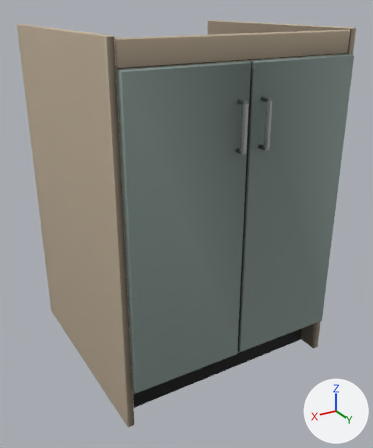
Renders of the glTF model assets/models/props/counter_cabinet.glb from each side of a commit.
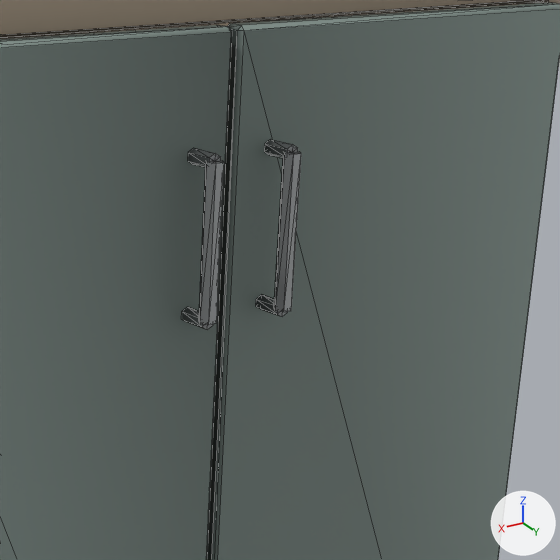
There are two pictures of each version: one whole from a 50 mm lens placed at (0.657, 1.14, 0.912), pointed at (0.004, 0.051, 0.368), one close up on the part from 48% to 94% of the width and 12% to 51% of the height. The lights are fixed; the arrows at lower right show +X, +Y and +Z. The last two pictures show the newer version. The close-ups show mesh edges as thin lines. Vertices at exactly the same position are counted once.

The first close-up shows 'carcass', 'door_l', 'door_r'.
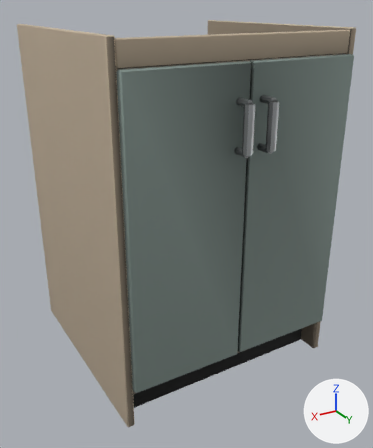
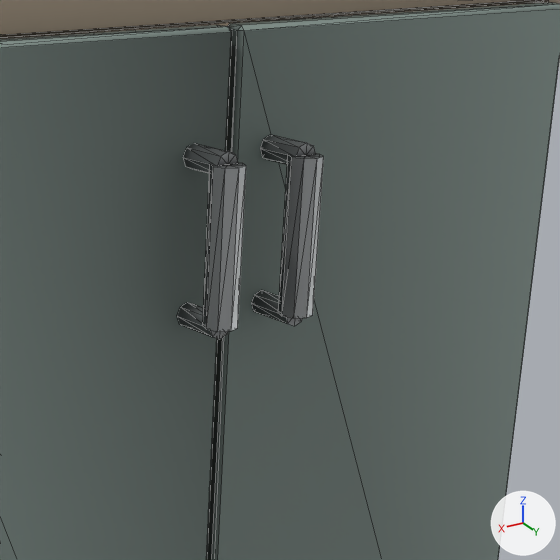
Changed parts and their boxes [x1, y1, x2, y2] in the close-ups (560 x 560 px; the box of a moved part takes in the faces that stretch with it):
'door_r', reshaped
    before: [0, 25, 232, 560]
    after: [0, 25, 246, 560]
part 1 of me_door_l, moved or reshaped
    before: [256, 139, 301, 317]
    after: [252, 135, 324, 326]
part 2 of me_door_l, edited (looks the same)
    both: [212, 9, 560, 560]
part 3 of me_door_r, moved or reshaped
    before: [182, 148, 224, 330]
    after: [178, 143, 246, 339]
part 4 of me_door_r, edited (looks the same)
    both: [0, 32, 232, 560]

The change, as a list of edits to the scene's bpy script:
```text
Change me_door_l:
    used by ob_door_l; location = (-0.284, 0.298, 0.455)
    remove me_door_l.from_pydata(...)  # 64 vertices, 116 faces; spans x 0.0..0.281, y -0.019..0.027, z -0.35..0.35
    add me_door_l.from_pydata(...)  # 76 vertices, 140 faces; spans x 0.0..0.281, y -0.019..0.046, z -0.35..0.35
    me_door_l part 1
    20 vertices are removed from x 0.248..0.26, y 0.0..0.027, z 0.172..0.28
    61 faces are deleted
    18 vertices move from x 0.25..0.26, y 0.0..0.027, z 0.17..0.278 to x 0.246..0.262, y 0.0..0.035, z 0.167..0.283
    17 vertices are added at x 0.243..0.265, y 0.0..0.046, z 0.175..0.281
    7 new vertices lie (0.0, 0.035, 0.0) away from vertices in x 0.25..0.258, y 0.0..0.022, z 0.172..0.273
    8 new vertices lie (0.0, 0.0, 0.1) away from vertices in x 0.243..0.265, y 0.024..0.046, z 0.175
    85 new faces join them, mat_zinc
    me_door_l part 2: 9 kept faces spanning x 0.003..0.281, y -0.004..0.035, z -0.347..0.347 get new vertex colours; the middle colour goes from grey #acacac to grey #aeaeae
Change me_door_r:
    used by ob_door_r; location = (0.284, 0.298, 0.455)
    remove me_door_r.from_pydata(...)  # 64 vertices, 116 faces; spans x -0.281..0.0, y -0.019..0.027, z -0.35..0.35
    add me_door_r.from_pydata(...)  # 76 vertices, 140 faces; spans x -0.281..0.0, y -0.019..0.046, z -0.35..0.35
    me_door_r part 3
    20 vertices are removed from x -0.26..-0.248, y 0.0..0.027, z 0.172..0.28
    61 faces are deleted
    18 vertices move from x -0.258..-0.248, y 0.0..0.027, z 0.17..0.278 to x -0.262..-0.246, y 0.0..0.035, z 0.167..0.283
    17 vertices are added at x -0.265..-0.243, y 0.0..0.046, z 0.175..0.281
    7 new vertices lie (0.0, 0.035, 0.0) away from vertices in x -0.258..-0.25, y 0.0..0.022, z 0.172..0.273
    8 new vertices lie (0.0, 0.0, 0.1) away from vertices in x -0.265..-0.243, y 0.024..0.046, z 0.175
    85 new faces join them, mat_zinc
    me_door_r part 4: 8 kept faces spanning x -0.281..-0.003, y -0.002..0.035, z -0.347..0.347 get new vertex colours; the middle colour goes from grey #a7a7a7 to grey #acacac
```
